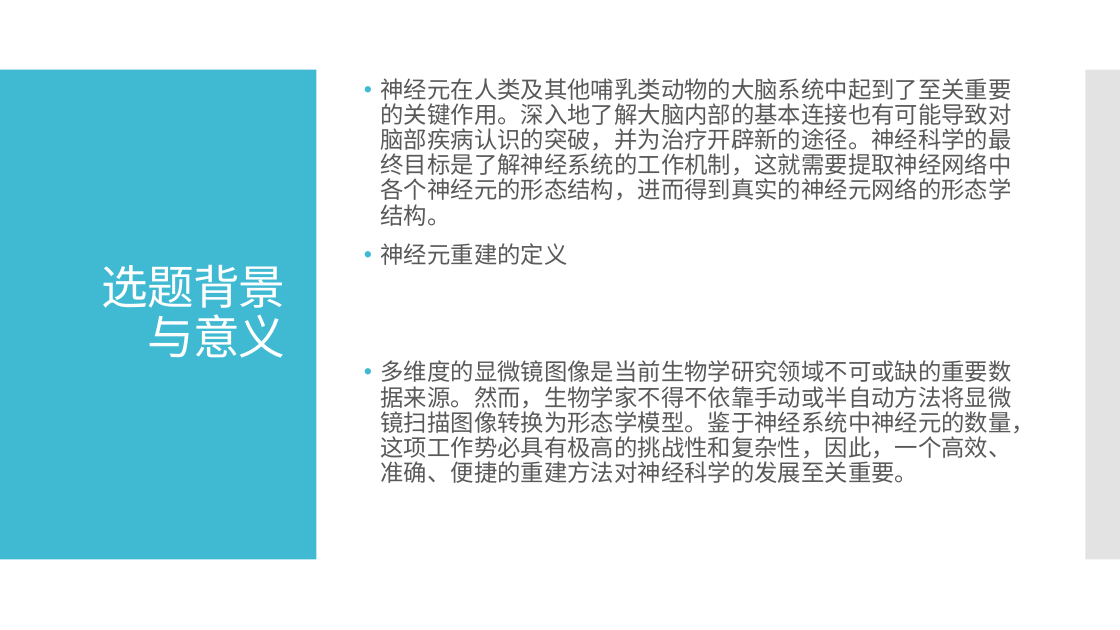
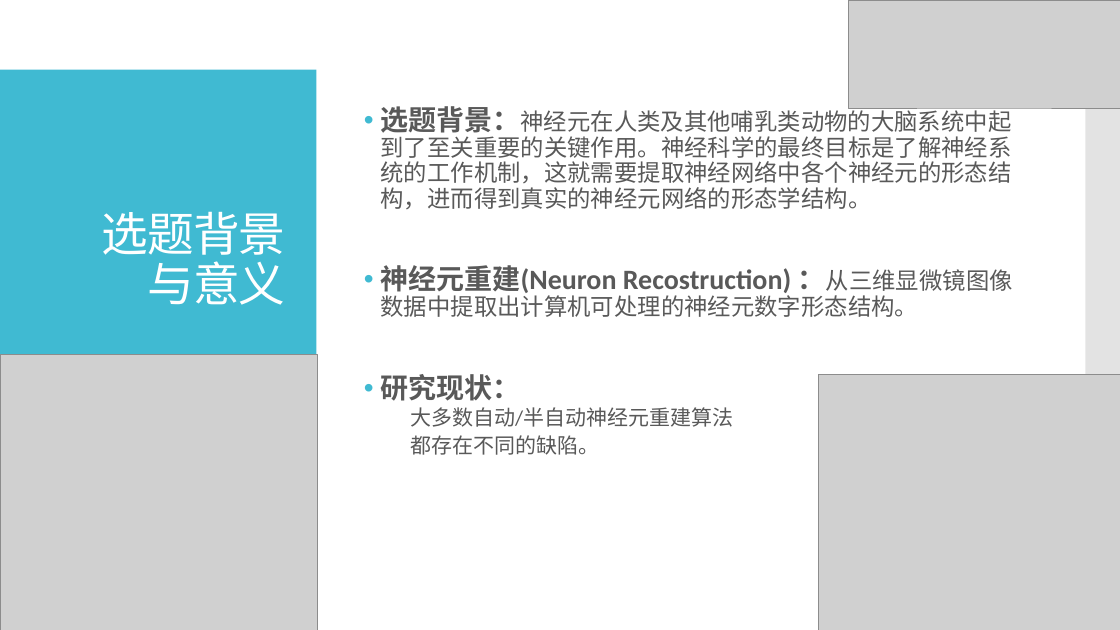
Before and after one commit to binWW/SchoolReport-Private-, a slide deck: slide 3 of 毕业论文/硕士毕业设计答辩.pptx (slide 5 before the commit). Drawn at 1120x630 pixels with LibreOffice and Linux fonts; fonts in the diff are those of the drawing; grey boxes stand for pictures. Boxes give left, top, right and bottom in pixels: in the first picture for what was removed or moved away, otherwise in the second. Text is boxed around its words. In the diff, an @@ line names an element or a change of style, - is before the commit and + after.

```diff
--- a/毕业论文/硕士毕业设计答辩.pptx
+++ b/毕业论文/硕士毕业设计答辩.pptx
@@ picture added at [849,0,1120,108] @@
@@ title "选题背景 与意义": place and size @@
-title "选题背景 与意义" at [101,264,285,358]
+title "选题背景 与意义" at [101,211,285,305]
@@ text at [381,106,1013,455]: text changed @@
-• 神经元在人类及其他哺乳类动物的大脑系统中起到了至关重要的关键作用。深入地了解大脑内部的基本连接也有可能导致对脑部疾病认识的突破，并为治疗开辟新的途径。神经科学的最终目标是了解神经系统的工作机制，这就需要提取神经网络中各个神经元的形态结构，进而得到真实的神经元网络的形态学结构。
-• 神经元重建的定义
-• 多维度的显微镜图像是当前生物学研究领域不可或缺的重要数据来源。然而，生物学家不得不依靠手动或半自动方法将显微镜扫描图像转换为形态学模型。鉴于神经系统中神经元的数量，这项工作势必具有极高的挑战性和复杂性，因此，一个高效、准确、便捷的重建方法对神经科学的发展至关重要。
+• 选题背景：神经元在人类及其他哺乳类动物的大脑系统中起到了至关重要的关键作用。神经科学的最终目标是了解神经系统的工作机制，这就需要提取神经网络中各个神经元的形态结构，进而得到真实的神经元网络的形态学结构。
+• 神经元重建(Neuron Recostruction) ：从三维显微镜图像数据中提取出计算机可处理的神经元数字形态结构。
+• 研究现状：
+  大多数自动/半自动神经元重建算法
+  都存在不同的缺陷。
@@ picture added at [0,355,318,630] @@
@@ picture added at [819,375,1120,630] @@
```
Also in this commit, not shown: 26 other slides changed, 2 slides added, 7 slides removed, 6 other files.
